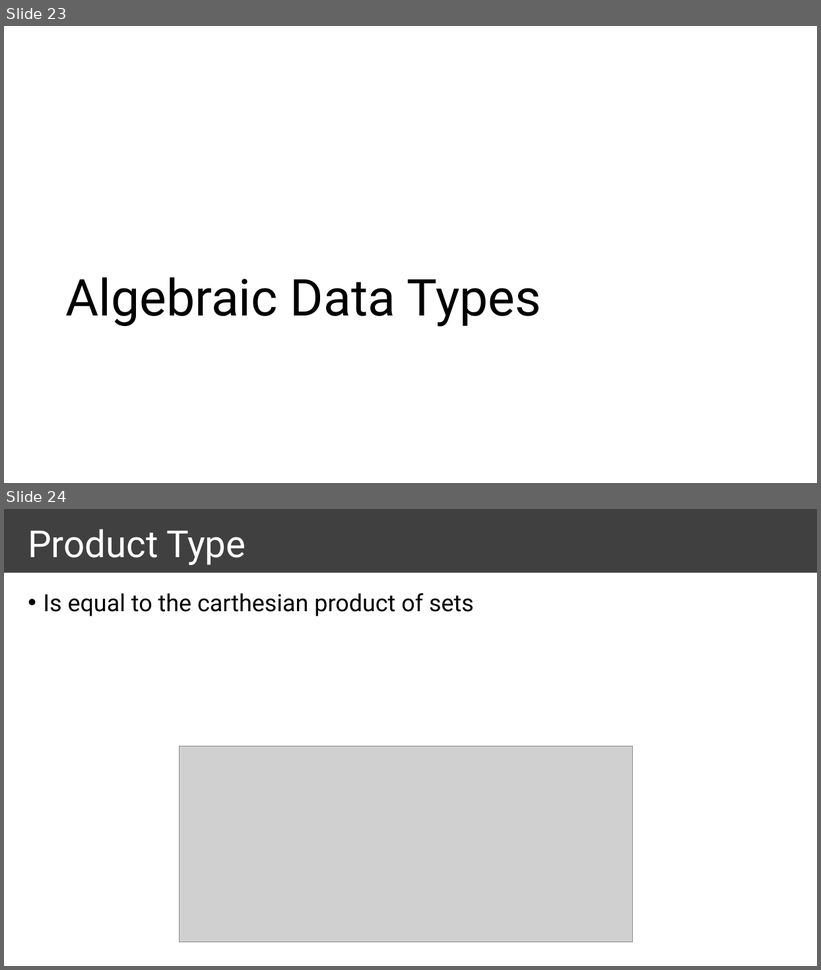
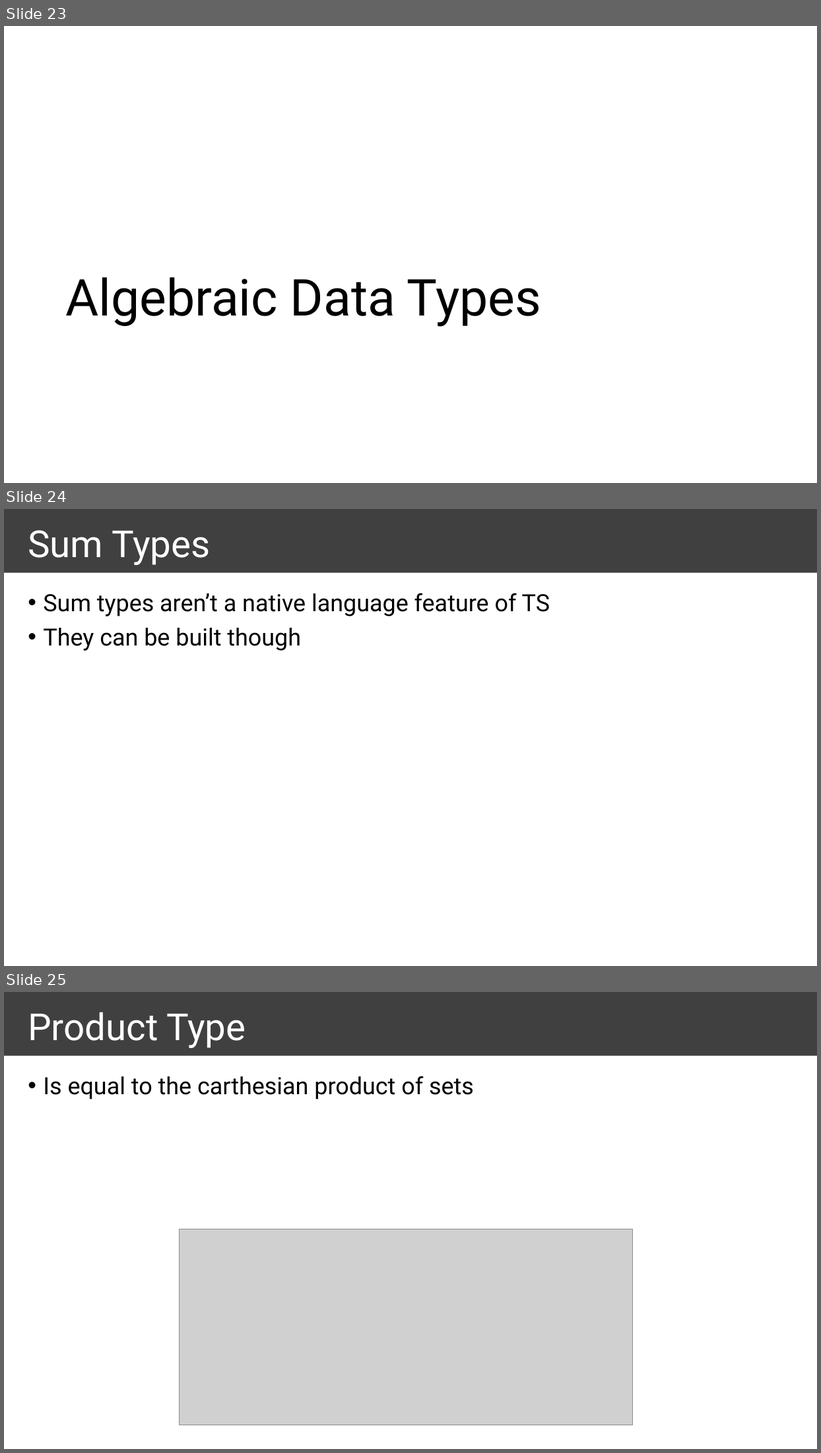
Before and after one commit to ymekesser/a-type-of-magic-presentation, a slide deck: a-type-of-magic.pptx. Shown one above the other, each under a label of ours: slides 23 and 24 before the commit, slides 23, 24 and 25 after it. The pictures are 821x970 and 821x1453 pixels, drawn with LibreOffice and Linux fonts; fonts in the diff are those of the drawing; grey boxes stand for pictures. Boxes give left, top, right and bottom in pixels: in the first picture for what was removed or moved away, otherwise in the second. Text is boxed around its words. In the diff, an @@ line names an element or a change of style, - is before the commit and + after.

```diff
--- a/a-type-of-magic.pptx
+++ b/a-type-of-magic.pptx
@@ slide 24 added at (x1=4, y1=509, x2=817, y2=966), background #FFFFFF; not listed: 1 template element that a slide beside it also shows @@
@@ title added at (x1=28, y1=530, x2=210, y2=565), 44 pt, text #FFFFFF @@
+Sum Types
@@ text added at (x1=43, y1=593, x2=550, y2=651), 28 pt, text #000000 @@
+• Sum types aren’t a native language feature of TS
+• They can be built though
@@ what was slide 24 is now slide 25 @@
```
Also in this commit, not shown: 3 slides changed, 1 other slide added, 1 slide removed, 4 other files.
